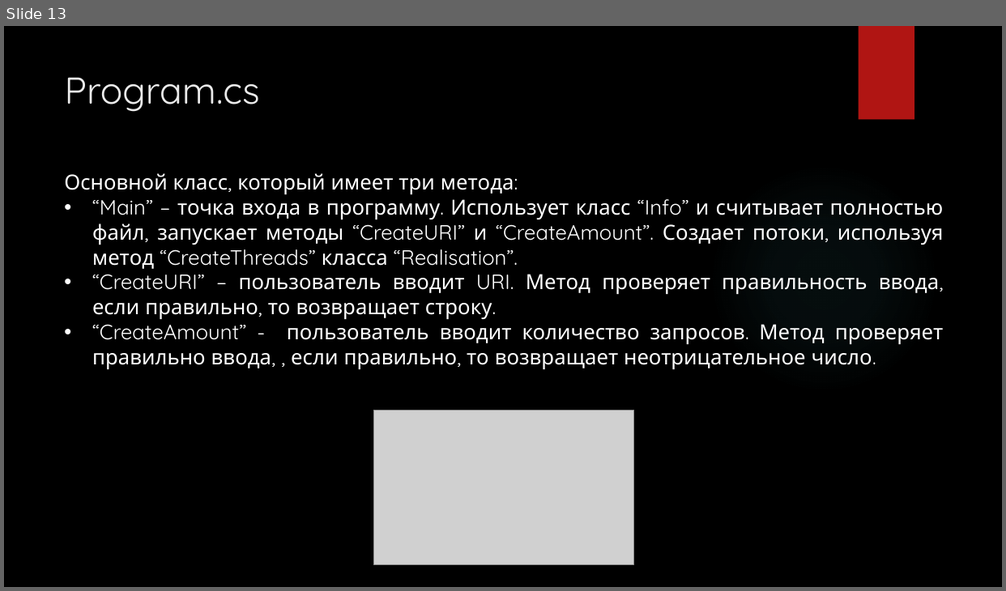
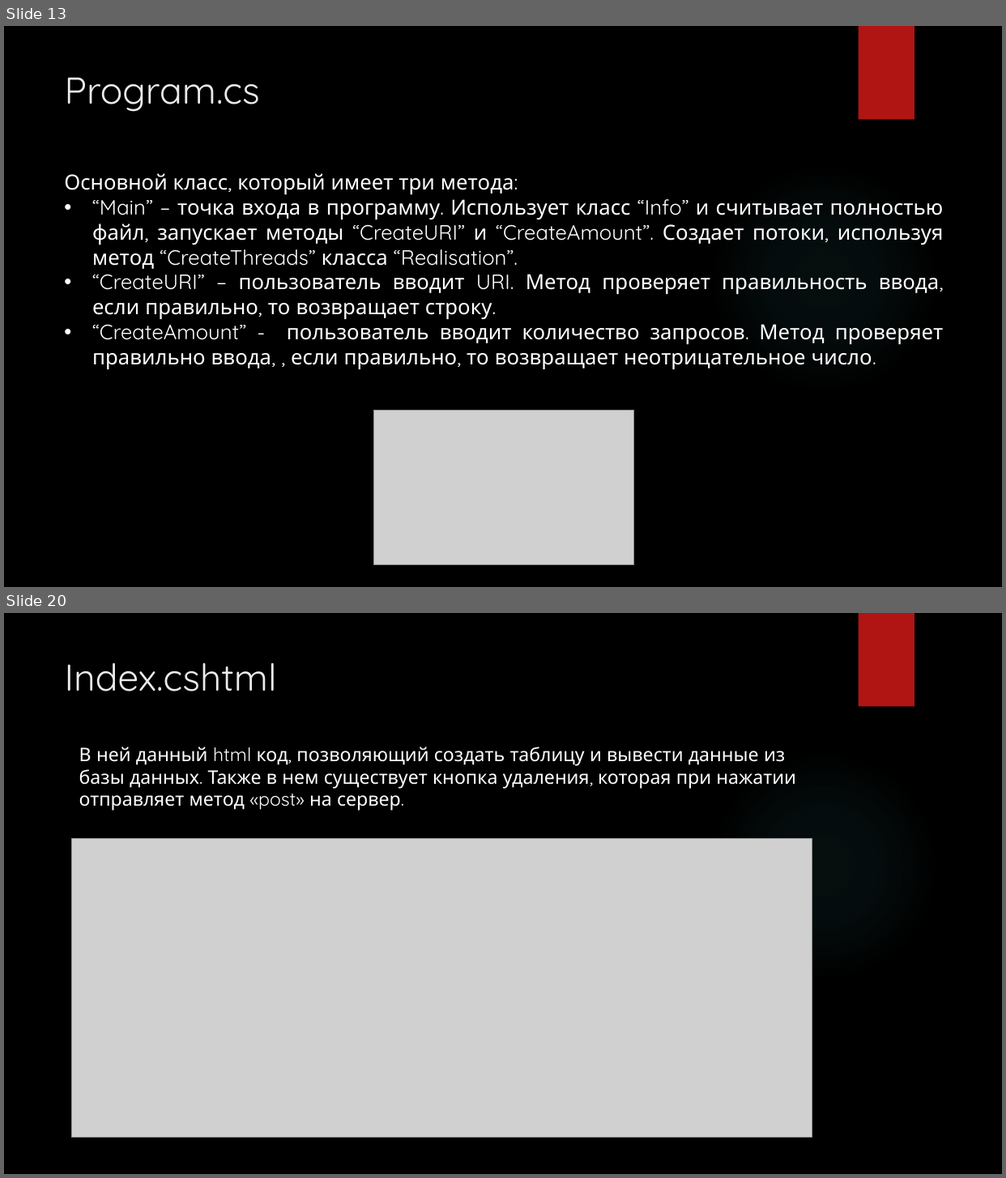
Before and after one commit to T0person/Practic, a slide deck: Практика.pptx. Shown one above the other, each under a label of ours: slide 13 before the commit, slides 13 and 20 after it; the slides between them are not shown. The pictures are 1006x591 and 1006x1178 pixels, drawn with LibreOffice and Linux fonts; fonts in the diff are those of the drawing; grey boxes stand for pictures; background and template pictures are left out. Boxes give left, top, right and bottom in pixels: in the first picture for what was removed or moved away, otherwise in the second. Text is boxed around its words. In the diff, an @@ line names an element or a change of style, - is before the commit and + after.

```diff
--- a/Практика.pptx
+++ b/Практика.pptx
@@ slide 20 added at [4, 613, 1002, 1174], background picture (left out); not listed: 2 template elements that a slide beside it also shows @@
@@ title added at [65, 663, 277, 692], 36 pt, text #EBEBEB @@
+Index.cshtml
@@ text added at [79, 747, 796, 811], 18 pt, text #FFFFFF @@
+В ней данный html код, позволяющий создать таблицу и вывести данные из базы данных. Также в нем существует кнопка удаления, которая при нажатии отправляет метод «post» на сервер.
@@ picture added at [71, 838, 812, 1137] @@
```
Also in this commit, not shown: 1 slide changed, 11 other slides added, 1 slide removed.
